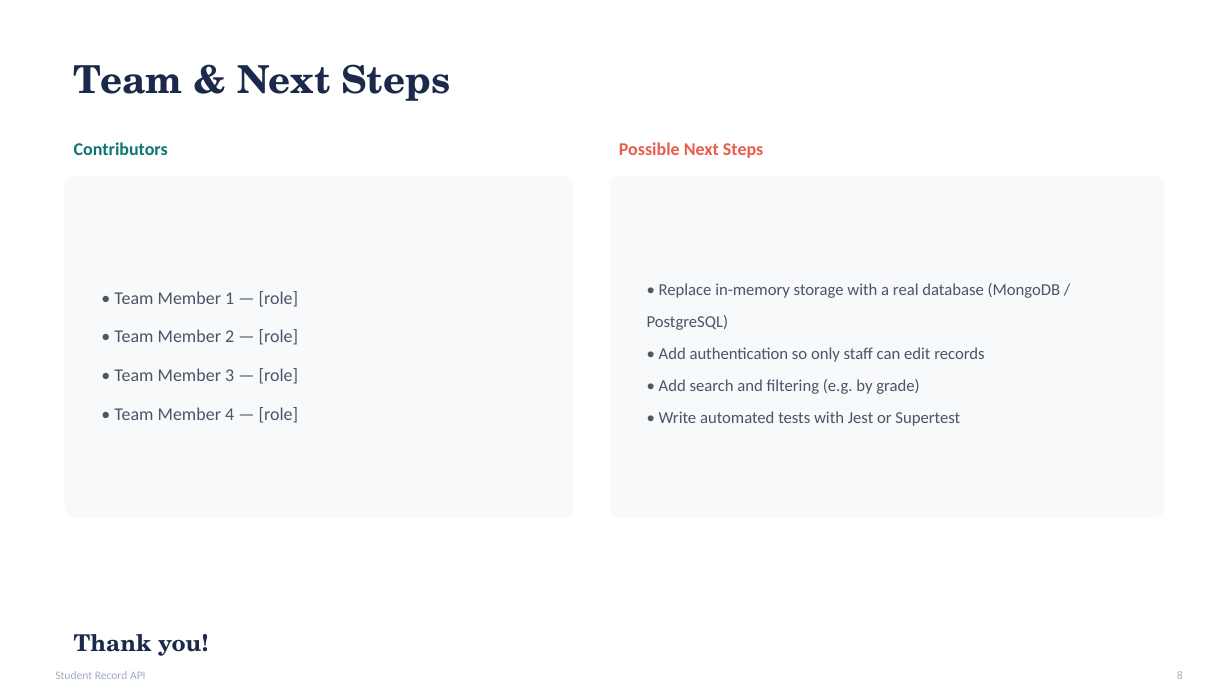
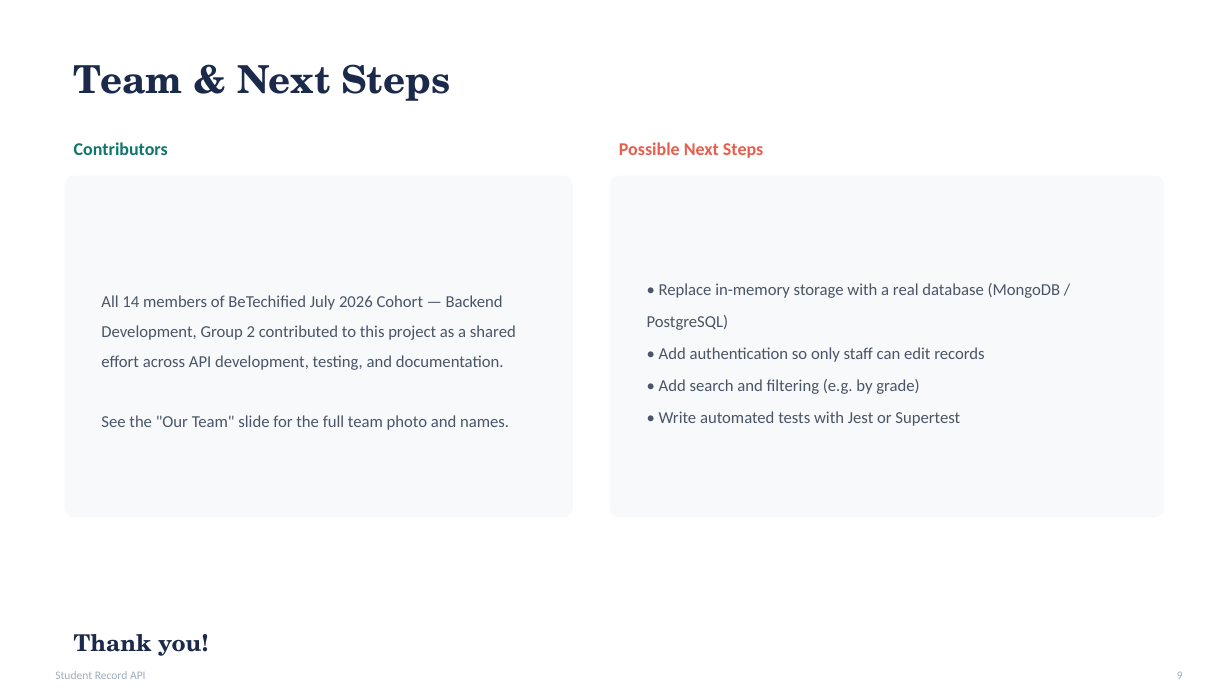
Before and after one commit to mugisharayan/student-record-api, a slide deck: slide 9 of Student-Record-API-Presentation.pptx (slide 8 before the commit). Drawn at 1232x693 pixels with LibreOffice and Linux fonts; fonts in the diff are those of the drawing. Boxes give left, top, right and bottom in pixels: in the first picture for what was removed or moved away, otherwise in the second. Text is boxed around its words. In the diff, an @@ line names an element or a change of style, - is before the commit and + after.

Commit message:
Add full team photo and names to presentation

```diff
--- a/Student-Record-API-Presentation.pptx
+++ b/Student-Record-API-Presentation.pptx
@@ text at (101,295,516,430): text changed; size 14 to 13 pt @@
-• Team Member 1 — [role]
-• Team Member 2 — [role]
-• Team Member 3 — [role]
-• Team Member 4 — [role]
+All 14 members of BeTechified July 2026 Cohort — Backend Development, Group 2 contributed to this project as a shared effort across API development, testing, and documentation.
+See the "Our Team" slide for the full team photo and names.
```
Also in this commit, not shown: 6 other slides changed, 1 slide added.
